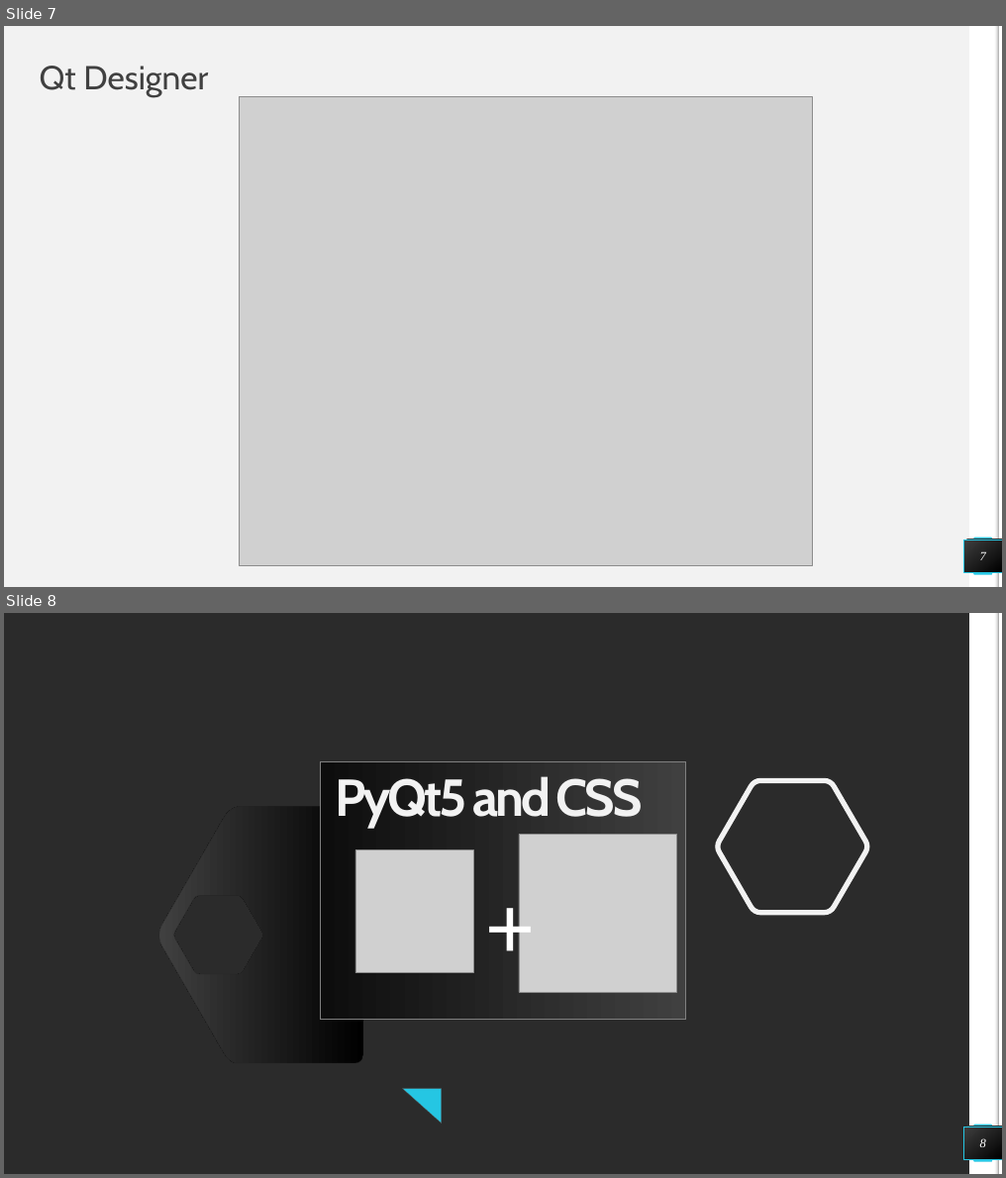
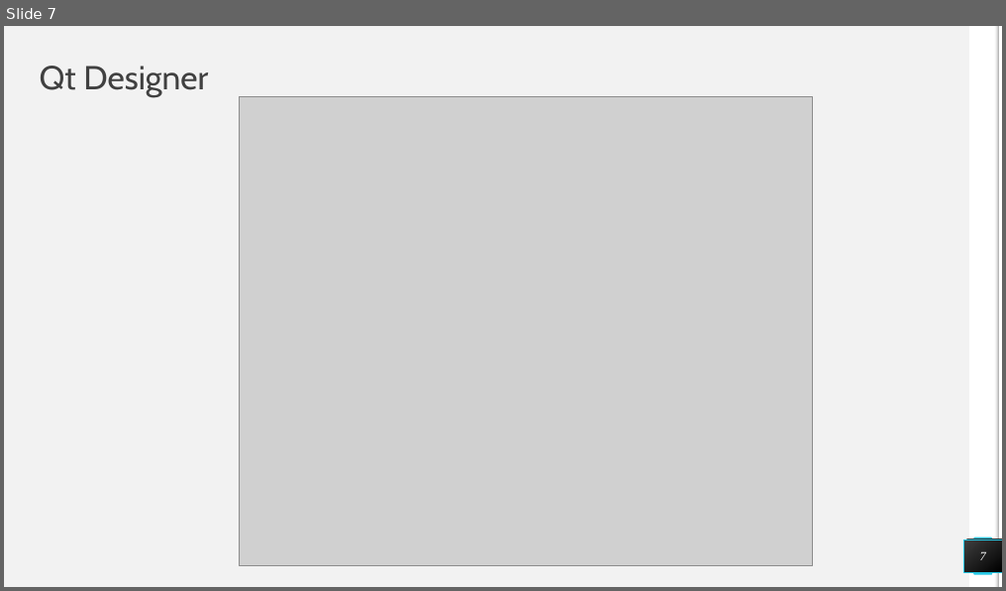
Before and after one commit to rawheel/Tvshows-Handler-Desktop-App, a slide deck: ppt/PyQt5.pptx. Shown one above the other, each under a label of ours: slides 7 and 8 before the commit, slide 7 after it. The pictures are 1006x1178 and 1006x591 pixels, drawn with LibreOffice and Linux fonts; fonts in the diff are those of the drawing; grey boxes stand for pictures; background and template pictures are left out; a plain dark background stands for a picture behind light text. Boxes give left, top, right and bottom in pixels: in the first picture for what was removed or moved away, otherwise in the second. Text is boxed around its words. In the diff, an @@ line names an element or a change of style, - is before the commit and + after.

```diff
--- a/ppt/PyQt5.pptx
+++ b/ppt/PyQt5.pptx
@@ slide 8 removed at (x1=4, y1=613, x2=1002, y2=1174), background picture (left out); not listed: 4 template elements that a slide beside it also shows @@
@@ rectangle removed at (x1=321, y1=761, x2=686, y2=1020) @@
-PyQt5 and CSS
@@ freeform shape removed at (x1=718, y1=780, x2=868, y2=912) @@
@@ freeform shape removed at (x1=159, y1=807, x2=363, y2=1063) @@
@@ picture removed at (x1=519, y1=835, x2=677, y2=992) @@
@@ picture removed at (x1=355, y1=851, x2=473, y2=973) @@
@@ text removed at (x1=480, y1=863, x2=512, y2=980) @@
-+
@@ triangle removed at (x1=402, y1=1089, x2=442, y2=1124) @@
@@ page number removed at (x1=964, y1=1127, x2=1002, y2=1159) @@
-8
```
Also in this commit, not shown: 2 slides changed, 1 other slide removed, 1 other file.
